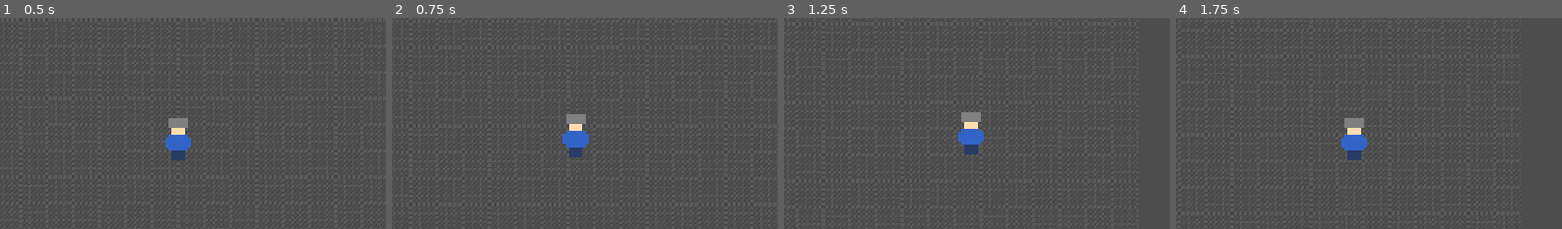
Above: before the commit, frames 1-4 (left to right).
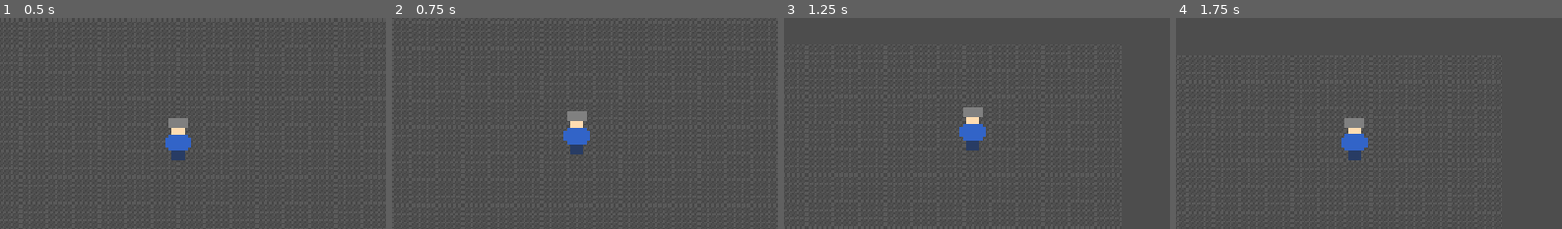
Above: after the commit, the same moments.

Repository: adamant3/roguelike-dungeon-crawler
Game: Godot game, scene res://scenes/main.tscn
Two runs of this game, one before a commit and one after it. Both use one fixed random seed, a clock stepped at 60 frames per second and the inputs below.
Inputs (mouse positions are % of the whole screen's width and height, from its top left):
- Up to frame 1 (0.5 s): no input
- Up to frame 2 (0.75 s): tap Enter at 0.5 s; drag from (3, 93) to (61, 25) at 0.52 s
- Up to frame 3 (1.25 s): no input
- Up to frame 4 (1.75 s): drag from (30, 53) to (45, 69) at 1.27 s
The pictures show only the part of the screen within x 27-77%, y 19-69%; the shares and areas given below are measured in that part.

Frame 1 is identical in both runs. In frame 2, 0.4% of the frame differs, in the area x 44-52%, y 44-67%; in frame 3, 0.7%, in the area x 45-53%, y 42-65%; in frame 4, less than 0.1%.

Commit message:
Enhance player movement input and smoothing logic
Refactor player movement input handling and smoothing.

Diff:
--- a/scripts/player/player_movement.gd
+++ b/scripts/player/player_movement.gd
@@ -2,19 +2,44 @@
 
 @export var speed: float = 200.0
 var smooth_move_vector := Vector2.ZERO
-var smoothing := 0.2 # Lower = more instant, higher = smoother; try 0.1–0.3
+var smoothing := 0.2  # Lower = snappier, higher = smoother.
 
 func get_input_vector() -> Vector2:
-	var x_input = Input.get_action_strength("move_right") - Input.get_action_strength("move_left")
-	var y_input = Input.get_action_strength("move_down") - Input.get_action_strength("move_up")
+	"""
+	Combine movement input from keyboard/gamepad/touch controls.
+
+	Returns:
+	    A Vector2 representing the desired movement direction
+	"""
+	var x_input = 0.0
+	var y_input = 0.0
+
+	# Handle WASD / Arrow keys input
+	if Input.is_action_pressed("move_right"):
+		x_input += 1
+	if Input.is_action_pressed("move_left"):
+		x_input -= 1
+	if Input.is_action_pressed("move_down"):
+		y_input += 1
+	if Input.is_action_pressed("move_up"):
+		y_input -= 1
+
 	return Vector2(x_input, y_input)
 
-func _physics_process(_delta):
+func _physics_process(_delta: float):
+	# Get the raw input vector
 	var target = get_input_vector()
+
+	# Smoothly interpolate between the current and target vectors
 	smooth_move_vector = smooth_move_vector.lerp(target, smoothing)
+
+	# If there's any input
 	if smooth_move_vector.length() > 0:
+		# Ensure diagonal speed is consistent
 		var direction = smooth_move_vector.normalized()
 		velocity = direction * speed * smooth_move_vector.length()
 	else:
+		# No input, stop
 		velocity = Vector2.ZERO
+
 	move_and_slide()
